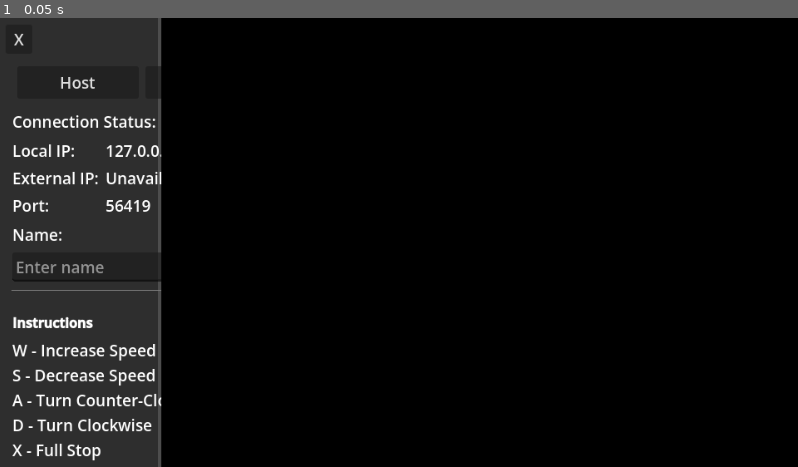
Above: before the commit, frame 1.
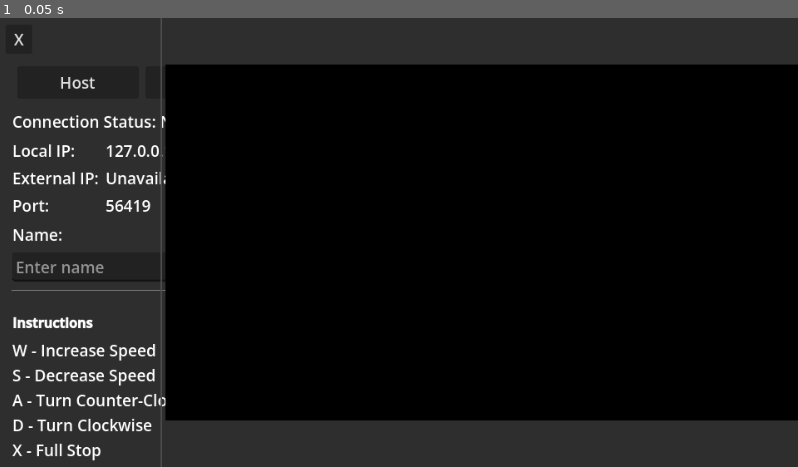
Above: after the commit, the same moment.

Repository: zabuuq/space-game
Game: Godot game, scene res://main.tscn
Two runs of this game, one before a commit and one after it. Both use one fixed random seed, a clock stepped at 60 frames per second and the inputs below.
Inputs:
- Up to frame 1 (0.05 s): no input

The runs differ from the first frame. In frame 1, 17% of the frame differs, in the area x 19-100%, y 0-100%.

Commit message:
Distinguish the playable field. Properly render edge wrapping.

Diff:
--- a/scripts/main.gd
+++ b/scripts/main.gd
@@ -10,6 +10,7 @@
 const PROJECTILE_MAX_TRAVEL := WORLD_BOUNDS.size.x * 0.25
 const PROJECTILE_RADIUS := 3.0
 const PROJECTILE_SPAWN_OFFSET := 20.0
+const PROJECTILE_RENDER_SIDES := 12
 
 const STATUS_NOT_CONNECTED := "Not connected"
 const STATUS_HOSTING := "Hosting"
@@ -471,31 +472,191 @@
 	request_fire_projectile.rpc_id(1)
 
 func _draw() -> void:
-	if multiplayer.multiplayer_peer == null:
-		return
-
 	var play_rect: Rect2 = _get_play_render_rect()
-	var index: int = 0
-	for ship in ship_slots:
-		if not ship.initialized:
+	draw_rect(play_rect, Color.BLACK, true)
+
+	if multiplayer.multiplayer_peer != null:
+		var index: int = 0
+		for ship in ship_slots:
+			if not ship.initialized:
+				index += 1
+				continue
+
+			var point_sets := ship.get_wrapped_screen_point_sets(play_rect, WORLD_BOUNDS)
+			for ship_points in point_sets:
+				_draw_clipped_polyline(ship_points, SHIP_COLORS[index], SHIP_OUTLINE_WIDTH, play_rect)
+
+			index += 1
+
+		for projectile in projectiles:
+			var world_position: Vector2 = projectile.get("position", Vector2.ZERO)
+			var slot_index: int = int(projectile.get("slot_index", -1))
+			var color: Color = Color.WHITE
+			if slot_index >= 0 and slot_index < SHIP_COLORS.size():
+				color = SHIP_COLORS[slot_index]
+			_draw_wrapped_projectile(world_position, play_rect, color)
+
+func _draw_wrapped_projectile(world_position: Vector2, play_rect: Rect2, color: Color) -> void:
+	var base_center := _world_to_screen_position(world_position, play_rect)
+	var wrapped_centers := _get_wrapped_centers(base_center, play_rect, PROJECTILE_RADIUS)
+	for center in wrapped_centers:
+		var projectile_poly := _build_circle_polygon(center, PROJECTILE_RADIUS, PROJECTILE_RENDER_SIDES)
+		var clipped_poly := _clip_polygon_to_rect(projectile_poly, play_rect)
+		if clipped_poly.size() >= 3:
+			draw_colored_polygon(clipped_poly, color)
+
+func _get_wrapped_centers(base_center: Vector2, play_rect: Rect2, radius: float) -> Array[Vector2]:
+	var centers: Array[Vector2] = []
+	var x_offset: int = -1
+	while x_offset <= 1:
+		var y_offset: int = -1
+		while y_offset <= 1:
+			var center := base_center + Vector2(
+				float(x_offset) * play_rect.size.x,
+				float(y_offset) * play_rect.size.y
+			)
+			if _circle_may_be_visible(center, radius, play_rect):
+				centers.append(center)
+			y_offset += 1
+		x_offset += 1
+	return centers
+
+func _circle_may_be_visible(center: Vector2, radius: float, rect: Rect2) -> bool:
+	var min_x: float = rect.position.x - radius
+	var max_x: float = rect.position.x + rect.size.x + radius
+	var min_y: float = rect.position.y - radius
+	var max_y: float = rect.position.y + rect.size.y + radius
+	return center.x >= min_x and center.x <= max_x and center.y >= min_y and center.y <= max_y
+
+func _build_circle_polygon(center: Vector2, radius: float, sides: int) -> PackedVector2Array:
+	var polygon := PackedVector2Array()
+	if sides < 3:
+		return polygon
+
+	var step := TAU / float(sides)
+	var index: int = 0
+	while index < sides:
+		var angle := float(index) * step
+		polygon.append(center + Vector2(cos(angle), sin(angle)) * radius)
+		index += 1
+	return polygon
+
+func _draw_clipped_polyline(points: PackedVector2Array, color: Color, width: float, clip_rect: Rect2) -> void:
+	if points.size() < 2:
+		return
+
+	var index: int = 0
+	while index < points.size() - 1:
+		var clipped := _clip_segment_to_rect(points[index], points[index + 1], clip_rect)
+		if clipped.get("visible", false):
+			var from_point: Vector2 = clipped.get("from", Vector2.ZERO)
+			var to_point: Vector2 = clipped.get("to", Vector2.ZERO)
+			draw_line(from_point, to_point, color, width, true)
+		index += 1
+
+func _clip_segment_to_rect(from_point: Vector2, to_point: Vector2, rect: Rect2) -> Dictionary:
+	var x_min: float = rect.position.x
+	var x_max: float = rect.position.x + rect.size.x
+	var y_min: float = rect.position.y
+	var y_max: float = rect.position.y + rect.size.y
+	var dx: float = to_point.x - from_point.x
+	var dy: float = to_point.y - from_point.y
+	var t0 := 0.0
+	var t1 := 1.0
+	var p: Array[float] = [-dx, dx, -dy, dy]
+	var q: Array[float] = [
+		from_point.x - x_min,
+		x_max - from_point.x,
+		from_point.y - y_min,
+		y_max - from_point.y
+	]
+
+	var index: int = 0
+	while index < 4:
+		var p_value: float = p[index]
+		var q_value: float = q[index]
+		if is_zero_approx(p_value):
+			if q_value < 0.0:
+				return {"visible": false}
 			index += 1
 			continue
 
-		var ship_points := ship.get_screen_points(play_rect, WORLD_BOUNDS)
-		if ship_points.size() < 2:
-			index += 1
-			continue
-
-		draw_polyline(ship_points, SHIP_COLORS[index], SHIP_OUTLINE_WIDTH, true)
-		index += 1
-
-	for projectile in projectiles:
-		var world_position: Vector2 = projectile.get("position", Vector2.ZERO)
-		var slot_index: int = int(projectile.get("slot_index", -1))
-		var color: Color = Color.WHITE
-		if slot_index >= 0 and slot_index < SHIP_COLORS.size():
-			color = SHIP_COLORS[slot_index]
-		draw_circle(_world_to_screen_position(world_position, play_rect), PROJECTILE_RADIUS, color)
+		var ratio: float = q_value / p_value
+		if p_value < 0.0:
+			if ratio > t1:
+				return {"visible": false}
+			t0 = maxf(t0, ratio)
+		else:
+			if ratio < t0:
+				return {"visible": false}
+			t1 = minf(t1, ratio)
+		index += 1
+
+	var clipped_from := from_point + (Vector2(dx, dy) * t0)
+	var clipped_to := from_point + (Vector2(dx, dy) * t1)
+	return {
+		"visible": true,
+		"from": clipped_from,
+		"to": clipped_to
+	}
+
+func _clip_polygon_to_rect(polygon: PackedVector2Array, rect: Rect2) -> PackedVector2Array:
+	var clipped := polygon
+	clipped = _clip_polygon_against_vertical(clipped, rect.position.x, true)
+	clipped = _clip_polygon_against_vertical(clipped, rect.position.x + rect.size.x, false)
+	clipped = _clip_polygon_against_horizontal(clipped, rect.position.y, true)
+	clipped = _clip_polygon_against_horizontal(clipped, rect.position.y + rect.size.y, false)
+	return clipped
+
+func _clip_polygon_against_vertical(
+	polygon: PackedVector2Array,
+	x_edge: float,
+	keep_greater: bool
+) -> PackedVector2Array:
+	var result := PackedVector2Array()
+	if polygon.is_empty():
+		return result
+
+	var previous: Vector2 = polygon[polygon.size() - 1]
+	var previous_inside: bool = previous.x >= x_edge if keep_greater else previous.x <= x_edge
+	for current in polygon:
+		var current_inside: bool = current.x >= x_edge if keep_greater else current.x <= x_edge
+		if current_inside != previous_inside:
+			var delta_x: float = current.x - previous.x
+			if not is_zero_approx(delta_x):
+				var t: float = (x_edge - previous.x) / delta_x
+				result.append(previous + ((current - previous) * t))
+		if current_inside:
+			result.append(current)
+		previous = current
+		previous_inside = current_inside
+
+	return result
+
+func _clip_polygon_against_horizontal(
+	polygon: PackedVector2Array,
+	y_edge: float,
+	keep_greater: bool
+) -> PackedVector2Array:
+	var result := PackedVector2Array()
+	if polygon.is_empty():
+		return result
+
+	var previous: Vector2 = polygon[polygon.size() - 1]
+	var previous_inside: bool = previous.y >= y_edge if keep_greater else previous.y <= y_edge
+	for current in polygon:
+		var current_inside: bool = current.y >= y_edge if keep_greater else current.y <= y_edge
+		if current_inside != previous_inside:
+			var delta_y: float = current.y - previous.y
+			if not is_zero_approx(delta_y):
+				var t: float = (y_edge - previous.y) / delta_y
+				result.append(previous + ((current - previous) * t))
+		if current_inside:
+			result.append(current)
+		previous = current
+		previous_inside = current_inside
+
+	return result
 
 func _get_right_section_rect() -> Rect2:
 	if ui.right_section == null:
--- a/scripts/main_ui.gd
+++ b/scripts/main_ui.gd
@@ -1,5 +1,8 @@
 extends RefCounted
 class_name MainUi
+
+const APP_BACKGROUND_COLOR := Color(0.18, 0.18, 0.18, 1.0)
+const SECTION_SEPARATOR_COLOR := Color(0.30, 0.30, 0.30, 1.0)
 
 var status_label: Label
 var local_ip_label: Label
@@ -35,6 +38,12 @@
 	root_row.set_anchors_and_offsets_preset(Control.PRESET_FULL_RECT)
 	layer.add_child(root_row)
 
+	var app_background := ColorRect.new()
+	app_background.color = APP_BACKGROUND_COLOR
+	app_background.set_anchors_and_offsets_preset(Control.PRESET_FULL_RECT)
+	layer.add_child(app_background)
+	layer.move_child(app_background, 0)
+
 	var quit_button := Button.new()
 	quit_button.text = "X"
 	_bump_font_size(quit_button, font_size_increase)
@@ -47,14 +56,18 @@
 	quit_button.pressed.connect(on_quit_pressed)
 	layer.add_child(quit_button)
 
-	var left_section := ColorRect.new()
-	left_section.color = Color(0.18, 0.18, 0.18, 1.0)
+	var left_section := Control.new()
 	left_section.size_flags_horizontal = Control.SIZE_EXPAND_FILL
 	left_section.size_flags_stretch_ratio = 1.0
 	root_row.add_child(left_section)
 
+	var section_separator := ColorRect.new()
+	section_separator.color = SECTION_SEPARATOR_COLOR
+	section_separator.custom_minimum_size = Vector2(2, 0)
+	root_row.add_child(section_separator)
+
 	right_section = ColorRect.new()
-	right_section.color = Color.BLACK
+	right_section.color = Color(0.0, 0.0, 0.0, 0.0)
 	right_section.size_flags_horizontal = Control.SIZE_EXPAND_FILL
 	right_section.size_flags_stretch_ratio = 4.0
 	right_section.resized.connect(on_right_section_resized)
--- a/scripts/ship_navigation.gd
+++ b/scripts/ship_navigation.gd
@@ -82,12 +82,59 @@
 	var center := play_rect.position + (normalized_position * play_rect.size)
 	var ship_scale := minf(play_rect.size.x, play_rect.size.y) * SHIP_RENDER_SCALE
 
+	return _build_transformed_points(center, ship_scale)
+
+func get_wrapped_screen_point_sets(
+	play_rect: Rect2,
+	world_bounds: Rect2 = WORLD_BOUNDS
+) -> Array[PackedVector2Array]:
+	if play_rect.size.x <= 0.0 or play_rect.size.y <= 0.0:
+		return []
+
+	var normalized_position := Vector2.ZERO
+	if world_bounds.size.x > 0.0:
+		normalized_position.x = (position.x - world_bounds.position.x) / world_bounds.size.x
+	if world_bounds.size.y > 0.0:
+		normalized_position.y = (position.y - world_bounds.position.y) / world_bounds.size.y
+
+	var base_center := play_rect.position + (normalized_position * play_rect.size)
+	var ship_scale := minf(play_rect.size.x, play_rect.size.y) * SHIP_RENDER_SCALE
+	var point_sets: Array[PackedVector2Array] = []
+	var x_offset: int = -1
+	while x_offset <= 1:
+		var y_offset: int = -1
+		while y_offset <= 1:
+			var wrapped_center := base_center + Vector2(
+				float(x_offset) * play_rect.size.x,
+				float(y_offset) * play_rect.size.y
+			)
+			var wrapped_points := _build_transformed_points(wrapped_center, ship_scale)
+			if _polyline_may_be_visible_in_rect(wrapped_points, play_rect):
+				point_sets.append(wrapped_points)
+			y_offset += 1
+		x_offset += 1
+
+	return point_sets
+
+func _build_transformed_points(center: Vector2, ship_scale: float) -> PackedVector2Array:
 	var transformed := PackedVector2Array()
 	for point in SHIP_MODEL_POINTS:
 		transformed.append(center + (point * ship_scale).rotated(rotation_radians))
 	# Close the shape by connecting back to the nose.
 	transformed.append(center + (SHIP_MODEL_POINTS[0] * ship_scale).rotated(rotation_radians))
 	return transformed
+
+func _polyline_may_be_visible_in_rect(points: PackedVector2Array, rect: Rect2) -> bool:
+	if points.is_empty():
+		return false
+
+	var points_rect := Rect2(points[0], Vector2.ZERO)
+	var index: int = 1
+	while index < points.size():
+		points_rect = points_rect.expand(points[index])
+		index += 1
+
+	return points_rect.intersects(rect, true)
 
 func _wrap_to_bounds(current: Vector2, bounds: Rect2) -> Vector2:
 	var min_x := bounds.position.x
Not shown, changed: demos/Network Arrow Demo.pck
